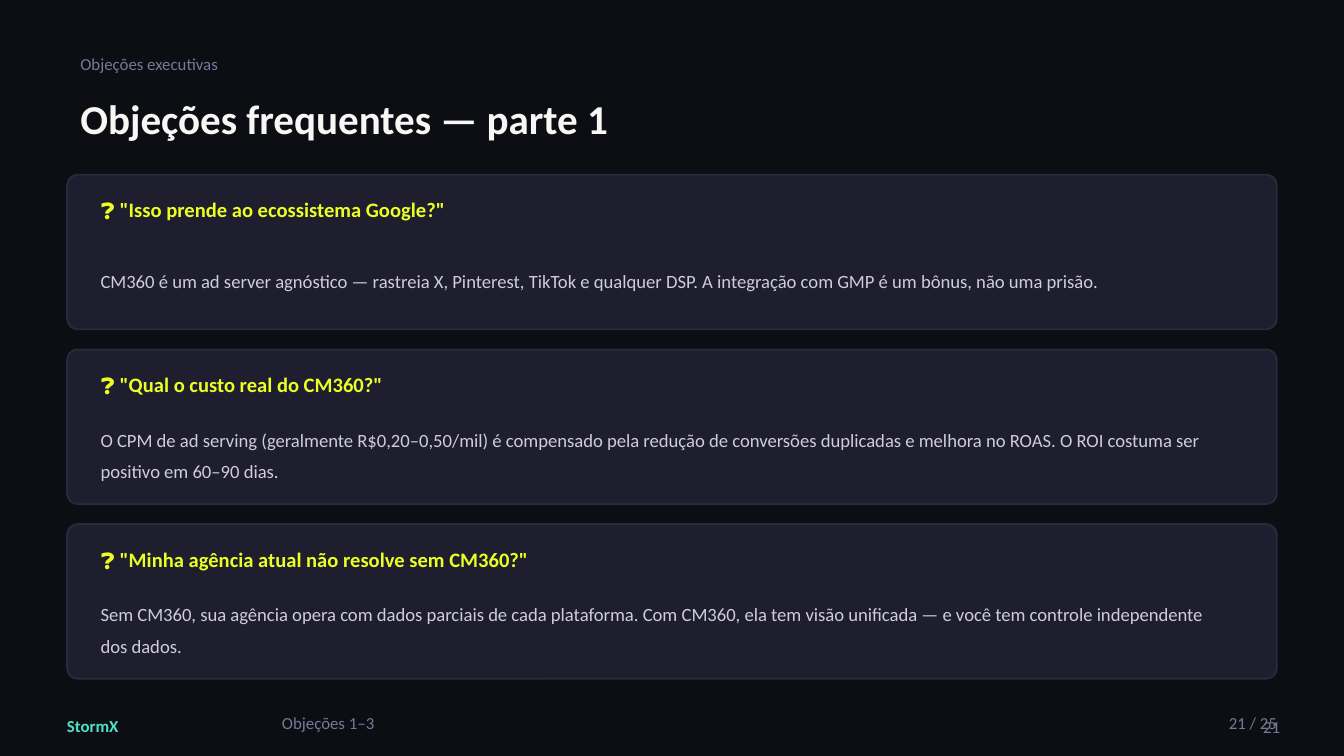
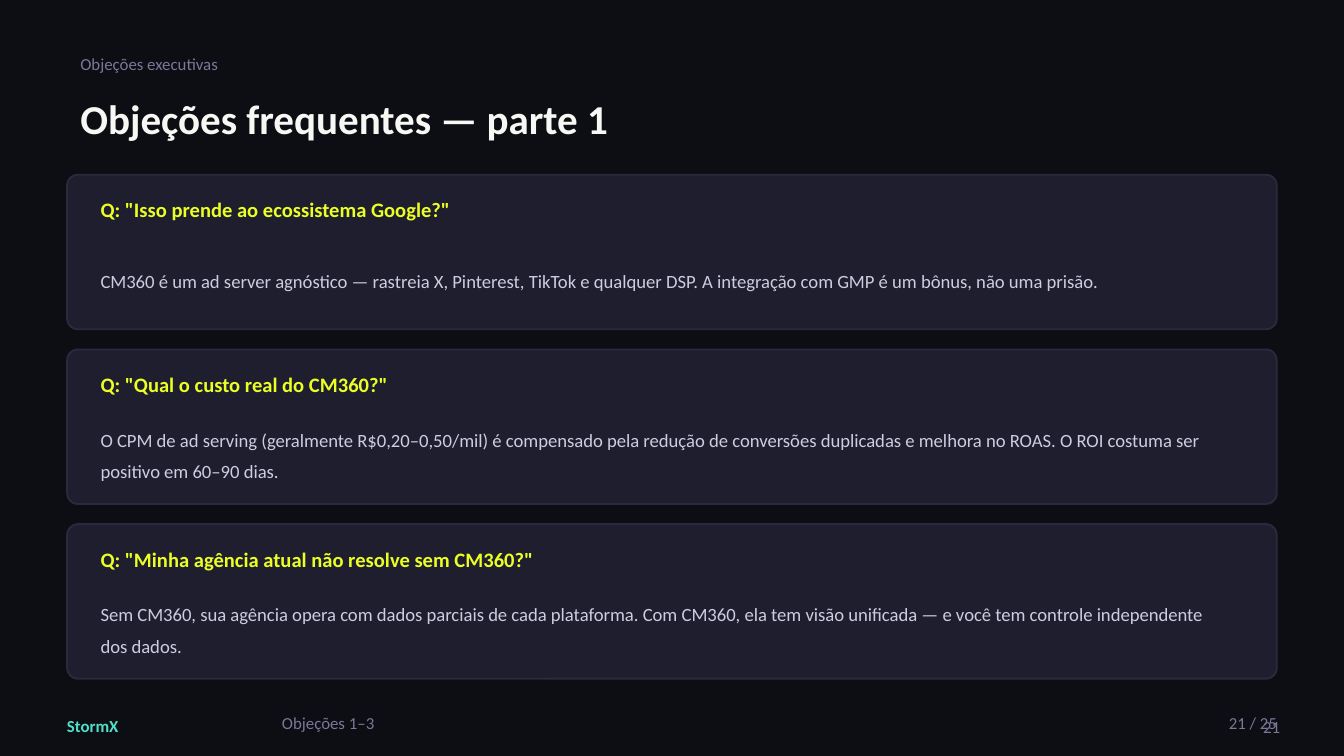
Before and after one commit to falssp/Projeto-NC, a slide deck: slide 21 of Treinamentos/CM360XFT-IN/StormX_-_CM360xFTIN_v01.pptx. Drawn at 1344x756 pixels with LibreOffice and Linux fonts; fonts in the diff are those of the drawing. Boxes give left, top, right and bottom in pixels: in the first picture for what was removed or moved away, otherwise in the second. Text is boxed around its words. In the diff, an @@ line names an element or a change of style, - is before the commit and + after.

```diff
--- a/Treinamentos/CM360XFT-IN/StormX_-_CM360xFTIN_v01.pptx
+++ b/Treinamentos/CM360XFT-IN/StormX_-_CM360xFTIN_v01.pptx
@@ text at (101, 202, 450, 221): text changed @@
-❓ "Isso prende ao ecossistema Google?"
+Q: "Isso prende ao ecossistema Google?"
@@ text at (101, 377, 388, 395): text changed @@
-❓ "Qual o custo real do CM360?"
+Q: "Qual o custo real do CM360?"
@@ text at (101, 552, 533, 571): text changed @@
-❓ "Minha agência atual não resolve sem CM360?"
+Q: "Minha agência atual não resolve sem CM360?"
```
Also in this commit, not shown: 6 other slides changed, 1 other file.
